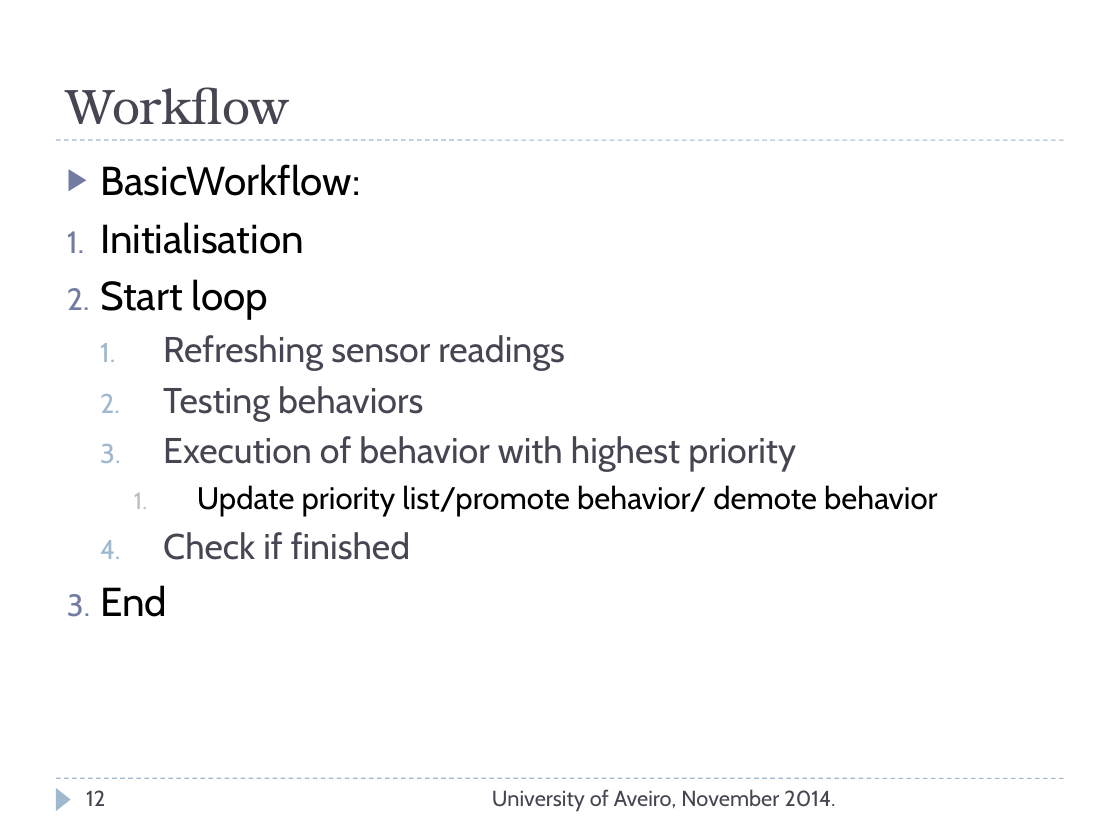
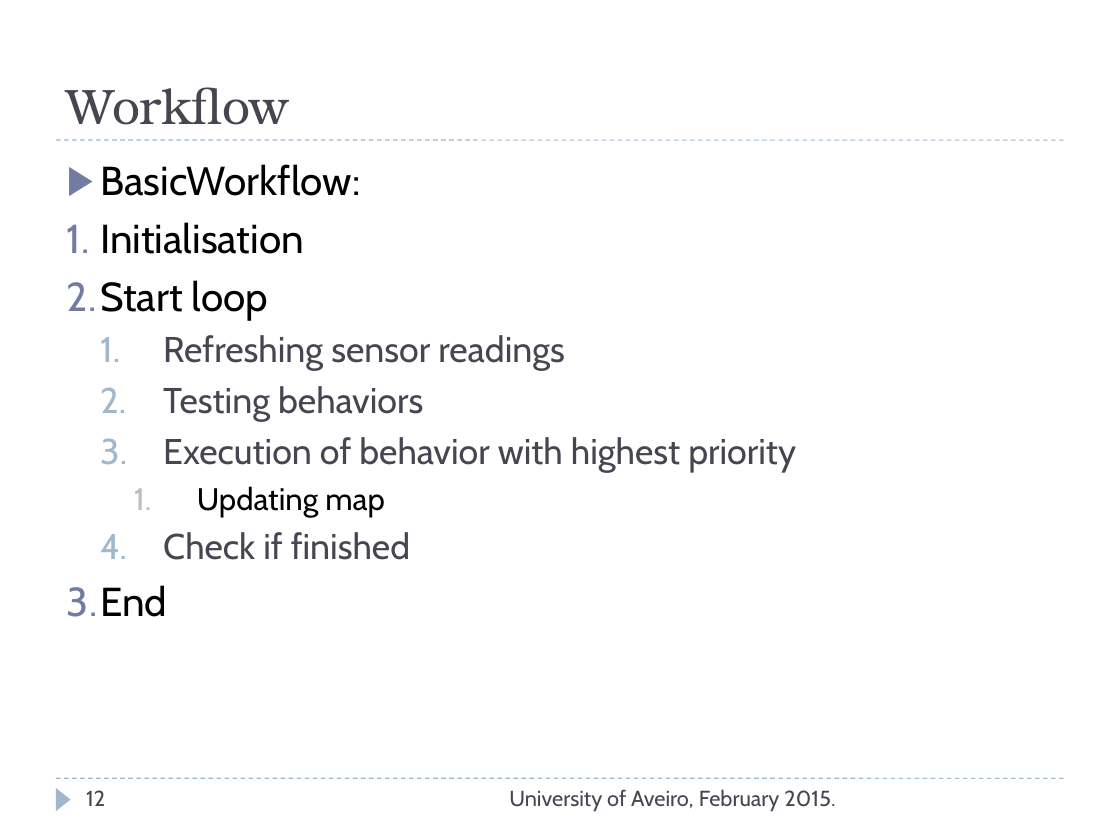
Before and after one commit to TravellerVS/RoboticAgent, a slide deck: slide 12 of Project2/Documentation/Prezentacija.ppt. Drawn at 1120x840 pixels with LibreOffice and Linux fonts; fonts in the diff are those of the drawing. Boxes give left, top, right and bottom in pixels: in the first picture for what was removed or moved away, otherwise in the second. Text is boxed around its words. In the diff, an @@ line names an element or a change of style, - is before the commit and + after.

```diff
--- a/Project2/Documentation/Prezentacija.ppt
+++ b/Project2/Documentation/Prezentacija.ppt
@@ text at (197, 486, 385, 517): text changed @@
-    1. Update priority list/promote behavior/ demote behavior
+    1. Updating map
@@ text at (509, 789, 835, 811): text changed @@
-University of Aveiro, November 2014.
+University of Aveiro, February 2015.
```
Also in this commit, not shown: 5 other slides changed, 9 slides added, 7 slides removed, 1 other file.
